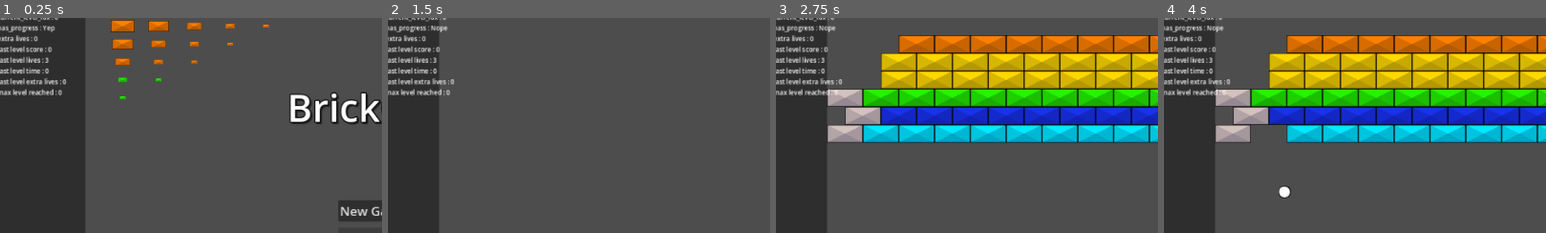
Above: before the commit, frames 1-4 (left to right).
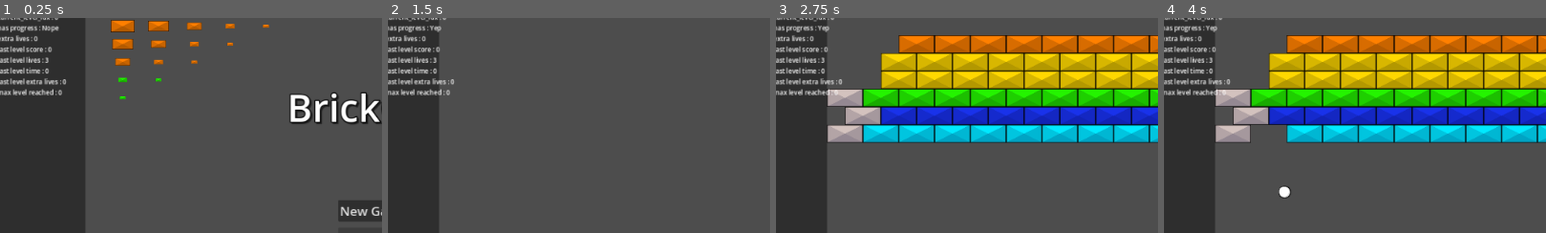
Above: after the commit, the same moments.

Repository: O-39889/brickout
Game: Godot game, scene res://scenes/title_screen.tscn
Same seed, same stepped clock (60 frames per second), same inputs: the game is played once before the commit and once after it. The engine's default icon, where the game draws it, is replaced by a stand-in: a white triangle on a blue panel in a dark square.
Inputs (mouse positions are % of the whole screen's width and height, from its top left):
- Up to frame 1 (0.25 s): no input
- Up to frame 2 (1.5 s): click "New Game" at 0.5 s; click "1" at 1.25 s
- Up to frame 3 (2.75 s): move the mouse to (55, 50) at 2.02 s; click (55, 50) at 2.17 s
- Up to frame 4 (4 s): tap Enter at 2.75 s; move the mouse to (45, 50) at 2.77 s; click (45, 50) at 2.92 s; move the mouse to (52, 48) at 3.52 s; click (52, 48) at 3.67 s
The pictures show only the part of the screen within x 1-51%, y 13-63%; the shares and areas given below are measured in that part.

The runs differ from the first frame. In frame 1, 0.2% of the frame differs, in the area x 2-16%, y 3-7%; in frame 2, 0.2%; in frame 3, 0.2%; in frame 4, 0.2%.

Commit message:
Fix the useful debug thingy

Diff:
--- a/scripts/singletons/game_progression.gd
+++ b/scripts/singletons/game_progression.gd
@@ -235,7 +235,7 @@
 		'current_level': current_level.level_name\
 			if is_instance_valid(current_level) else 'Nope',
 		'current_level_idx' : current_level_idx,
-		'has_progress':['Yep','Nope'][int(has_progress)],
+		'has progress':['Nope','Yep'][int(has_progress)],
 		'extra lives': extra_lives_earned,
 		'last level score' : last_level_score,
 		'last level lives' : last_level_lives,
